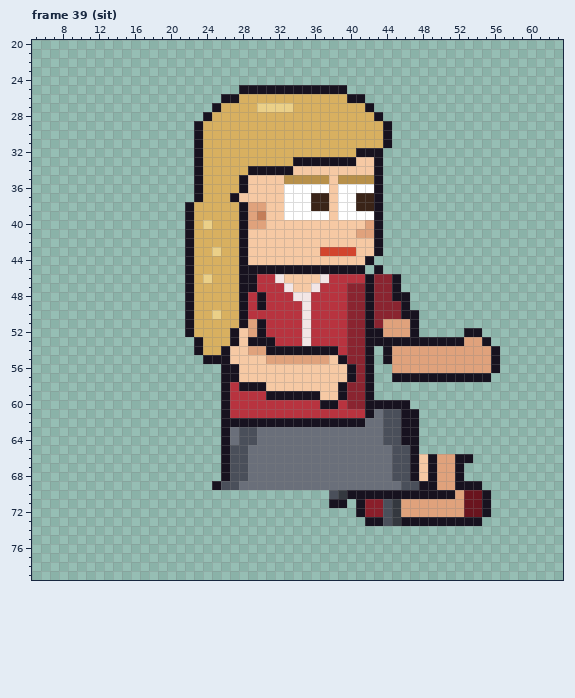
Pixel-art file: sprites/clients/client_karen_right_anim.aseprite. That is the earlier state.
64x80 pixels, 129 frames. Shown: frame 39 (sit): x 5..63, y 20..79. The old version is drawn lined up with the new one. The commit also changed other frames, which this record leaves out.
The result:
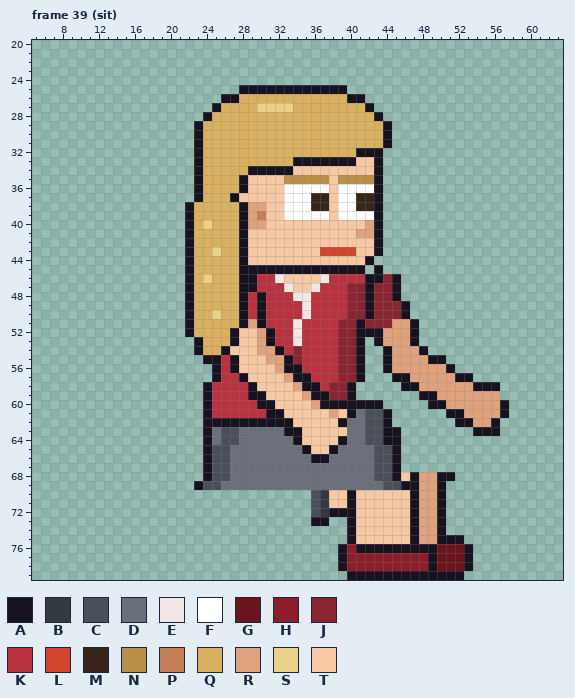
Palette (. is transparent): A #17121f  B #34383f  C #4a4f5a  D #6a6f7a  E #f2e6e6  F #ffffff  G #6a141e  H #8a1e2a  J #8a2430  K #b8333f  L #d2452e  M #3a2418  N #b8904a  P #c47e58  Q #d8b060  R #e0a27c  S #ebd088  T #f6c9a4
The exact change:
whole drawing moved by +2,-6 (the old picture is shown already moved)
Changed rows in their new state; - is an unchanged pixel.
Frame 39 (sit):
first column x 23:
46 --------------------A--------------
48 -----------------------.-----------
50 -------A----------------.----------
51 -----------EK---J-AJ-J-------------
52 ------TRA--EK---J-A-----------..---
53 ------TR---EK---J-A.-RRR-........--
54 ------T-R-KJKKKKJ-A.-----A........-
55 ---KA-----AJKKKKJ-A.------AA......-
56 --AK-----RAAKKKKJJA.-A------A.....-
57 --AKKA----RAAKKKJJA.----RRRRR--..--
58 -AKK-K-T---RAAKJJA..---AARRRRRRAAA-
59 -AKK--AATTTTR-AJJA..-----AARRRRRRR-
60 -AKK---AATTTTR--AAA--...--AARRRRRRA
61 -AKK----AATTTTTRTADCCA...---AARRRRA
62 -AA--------TTTTT-DDCCA...----AARRA-
63 -ADCCDD---AATTTTT--CCAA..------AAA-
64 -ADCCDD----ATTTTA--CCAA..----------
65 -ACCDD------ATTA----CCA..----------
66 -ACCDD-------AA-----CCA........----
67 -ACCDD--------------CCA.......-----
68 -ACCDD--------------CCAT-RRAA.-----
69 ACCDD----------------CCAARRA....---
70 -------------CBTT-TTTTTT-RR-.....--
71 -------------CBTTATTTTTTA--A.....--
72 -------------CBAAATTTTTTA--A.....--
73 -------------AA--ATTTTTT-RR-....---
74 -----------------ATTTTTTARRA-------
75 -----------------ATTTTTTARRAAA-----
76 ----------------AHAAAAAAAAAGGGA----
77 ----------------AHHHHHHHHHAGGGA----
78 ----------------AHHHHHHHHHAGGGA----
79 -----------------AAAAAAAAAAAAA-----
Changed places in both pictures, as pixel boxes (x1, y1, x2, y2):
changed: (194, 274, 509, 580)
